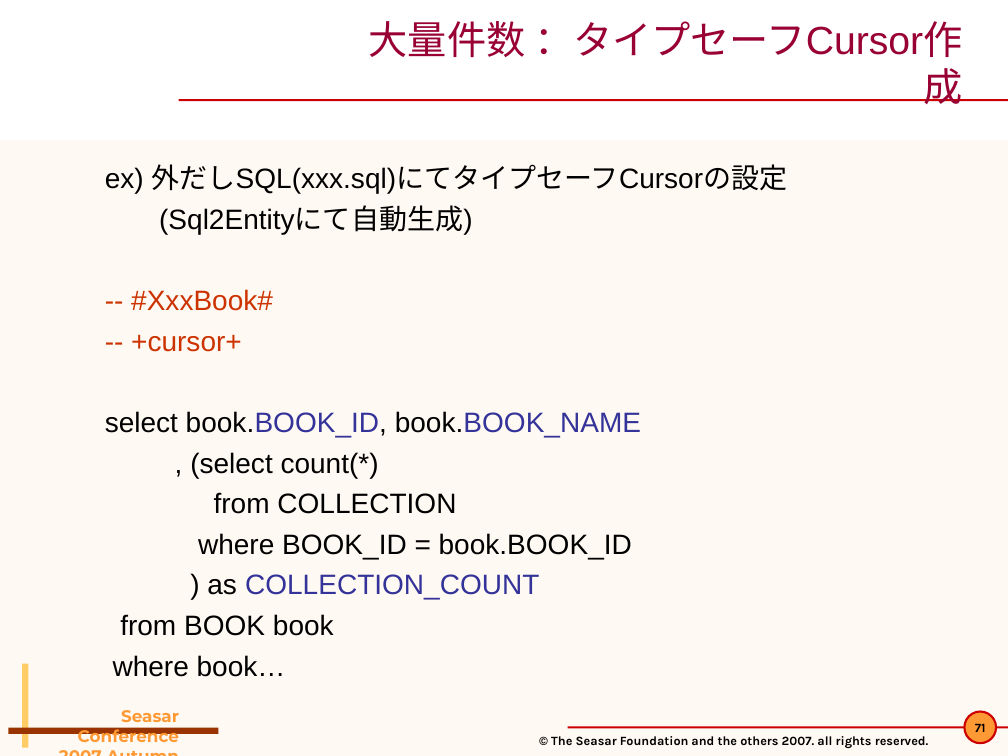
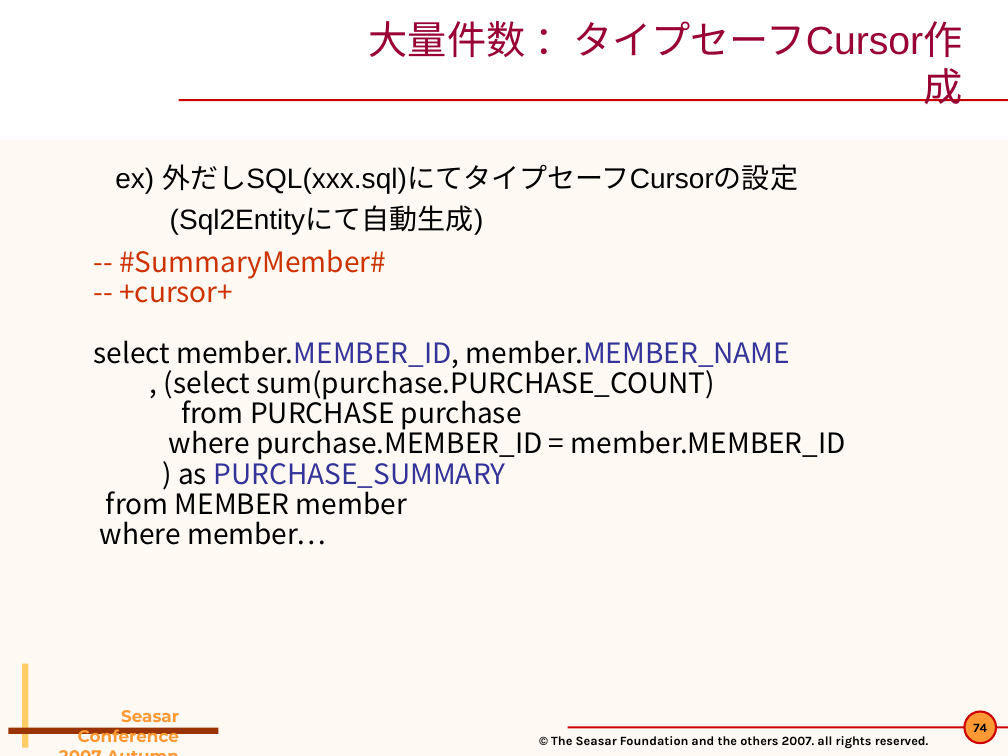
Before and after one commit to seasarorg/dbflute, a slide deck: slide 74 of dbflute/etc/doc/pres/sc2007a_2-DBFlute.ppt (slide 71 before the commit). Drawn at 1008x756 pixels with LibreOffice and Linux fonts; fonts in the diff are those of the drawing; background and template pictures are left out. Boxes give left, top, right and bottom in pixels: in the first picture for what was removed or moved away, otherwise in the second. Text is boxed around its words. In the diff, an @@ line names an element or a change of style, - is before the commit and + after.

```diff
--- a/dbflute/etc/doc/pres/sc2007a_2-DBFlute.ppt
+++ b/dbflute/etc/doc/pres/sc2007a_2-DBFlute.ppt
@@ text added at [93,249,846,545], 20 pt, text #000000 @@
+-- #SummaryMember#
+-- +cursor+
+select member.MEMBER_ID, member.MEMBER_NAME
+, (select sum(purchase.PURCHASE_COUNT)
+from PURCHASE purchase
+where purchase.MEMBER_ID = member.MEMBER_ID
+) as PURCHASE_SUMMARY
+from MEMBER member
+where member…
@@ text at [105,289,641,677]: paragraphs removed @@
--- #XxxBook#
--- +cursor+
-select book.BOOK_ID, book.BOOK_NAME
-, (select count(*)
-from COLLECTION
-where BOOK_ID = book.BOOK_ID
-) as COLLECTION_COUNT
-from BOOK book
-where book…
@@ page number at [973,723,987,732]: text changed @@
-71
+74
```
Also in this commit, not shown: 38 other slides changed, 6 slides added, 3 slides removed, 2 other files.
